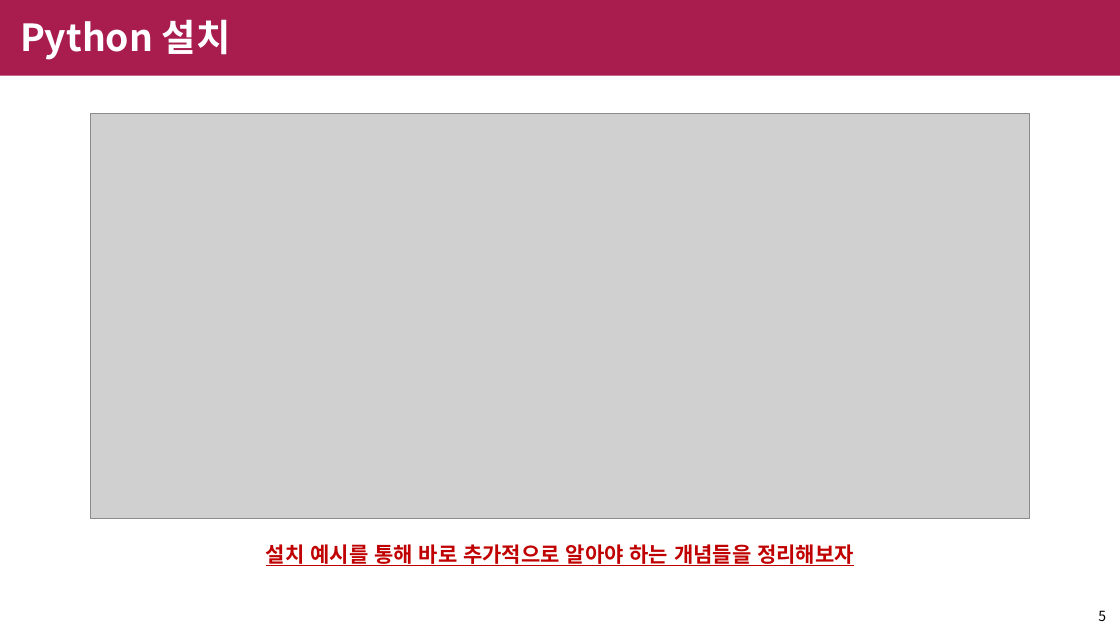
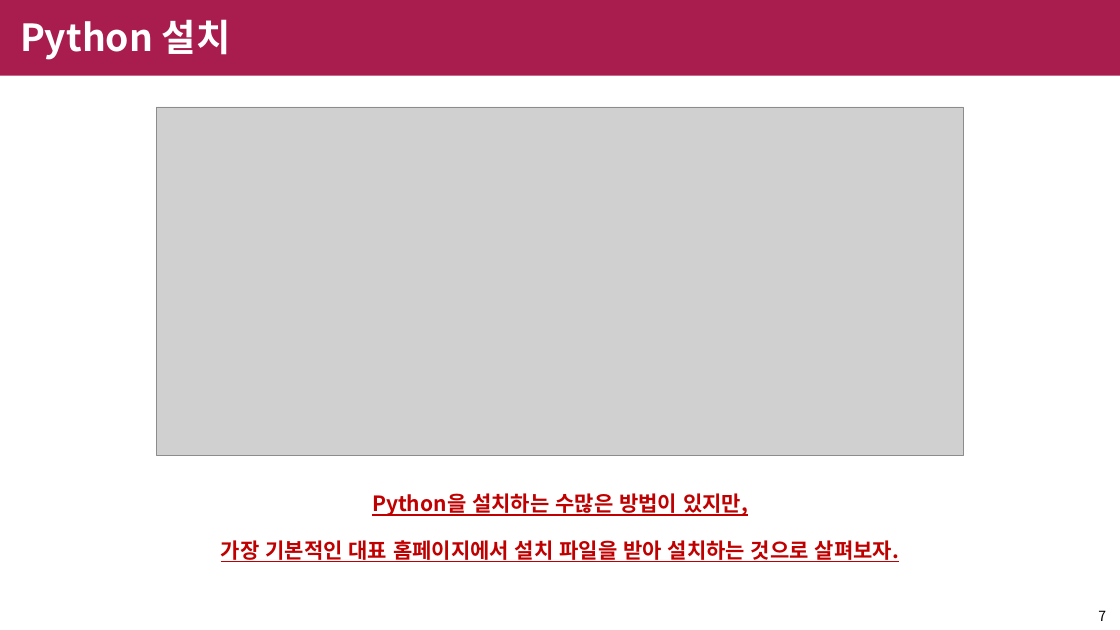
Before and after one commit to shinychan95/R_to_Python, a slide deck: slide 7 of R/python 설치 정리.pptx (slide 5 before the commit). Drawn at 1120x630 pixels with LibreOffice and Linux fonts; fonts in the diff are those of the drawing; grey boxes stand for pictures; background and template pictures are left out. Boxes give left, top, right and bottom in pixels: in the first picture for what was removed or moved away, otherwise in the second. Text is boxed around its words. In the diff, an @@ line names an element or a change of style, - is before the commit and + after.

Commit message:
python research final

```diff
--- a/R/python 설치 정리.pptx
+++ b/R/python 설치 정리.pptx
@@ picture: place and size @@
-picture at box(91, 113, 1030, 518)
+picture at box(156, 107, 964, 455)
@@ text at box(221, 493, 899, 562): text changed @@
-설치 예시를 통해 바로 추가적으로 알아야 하는 개념들을 정리해보자
+Python을 설치하는 수많은 방법이 있지만,
+가장 기본적인 대표 홈페이지에서 설치 파일을 받아 설치하는 것으로 살펴보자.
@@ page number at box(1098, 610, 1106, 621): text changed @@
-5
+7
```
Also in this commit, not shown: 6 other slides changed, 11 slides added, 6 slides removed.
